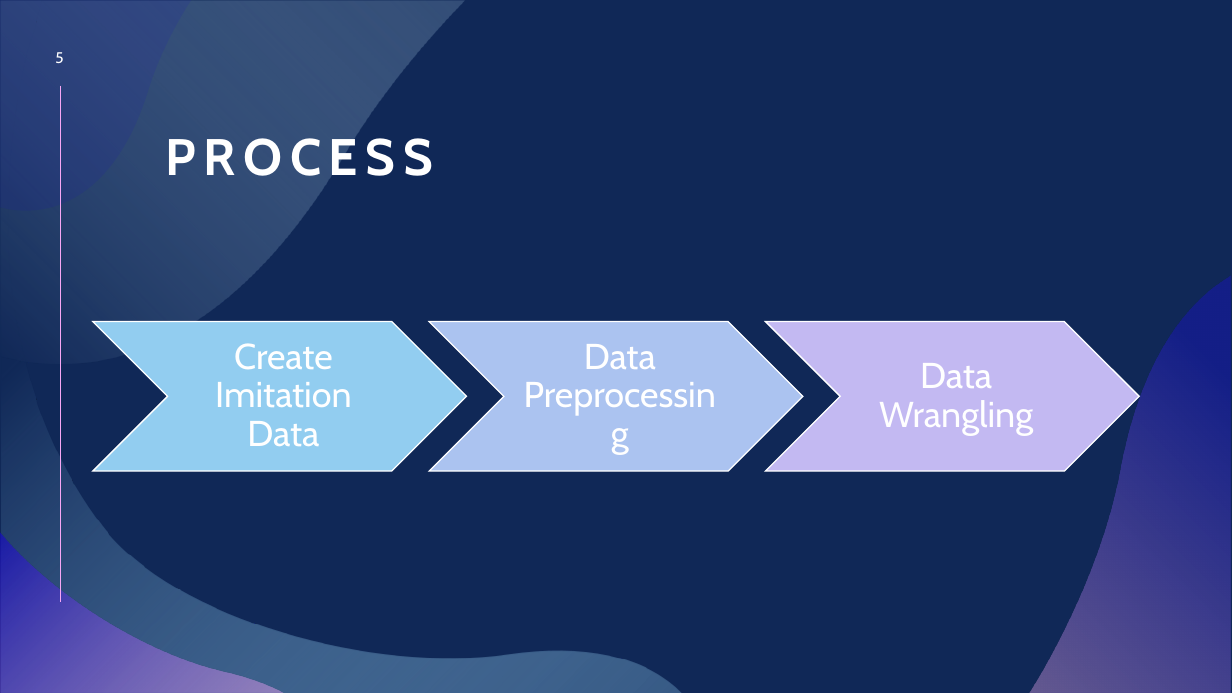
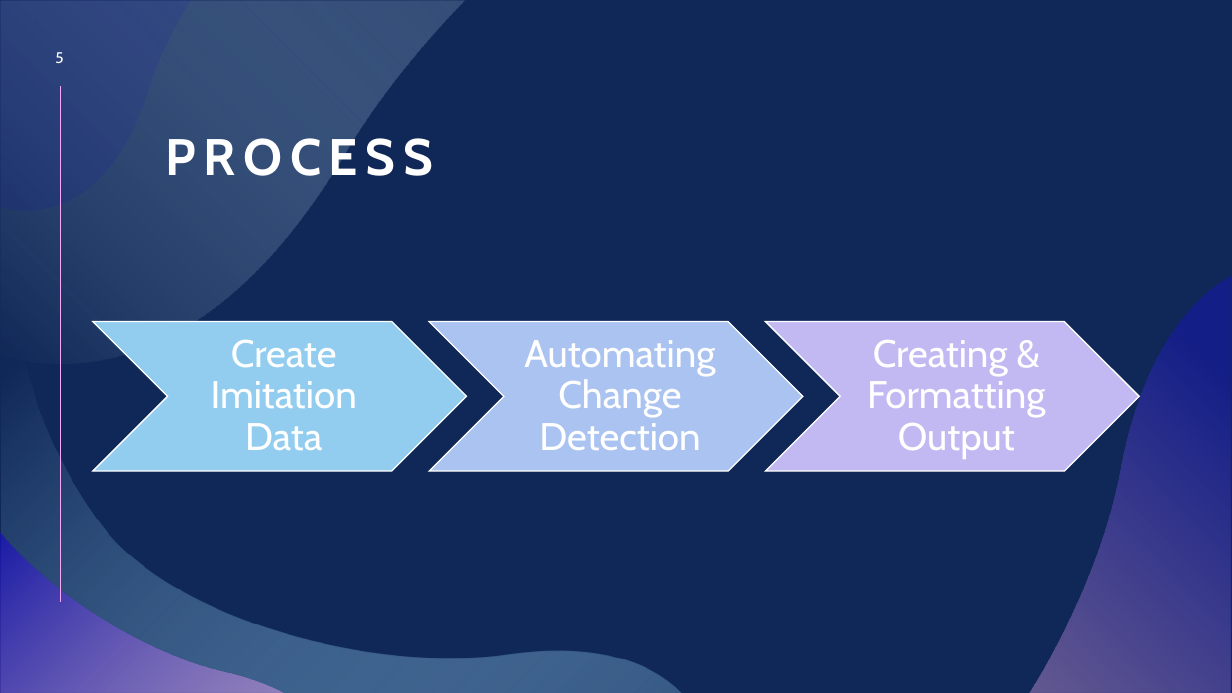
Before and after one commit to sethbeckett/stat5940-tutorial2, a slide deck: slide 5 of Tutorial 2 Presentation.pptx. Drawn at 1232x693 pixels with LibreOffice and Linux fonts; fonts in the diff are those of the drawing. Boxes give left, top, right and bottom in pixels: in the first picture for what was removed or moved away, otherwise in the second. Text is boxed around its words. In the diff, an @@ line names an element or a change of style, - is before the commit and + after.

```diff
--- a/Tutorial 2 Presentation.pptx
+++ b/Tutorial 2 Presentation.pptx
@@ text "Create Imitation Data" at <box>211,339,357,450</box>: size 28 to 30 pt @@
@@ text at <box>524,340,715,450</box>: text changed; size 28 to 30 pt @@
-Data Preprocessing
+Automating Change Detection
@@ text at <box>867,340,1045,459</box>: text changed; size 28 to 30 pt @@
-Data Wrangling
+Creating & Formatting Output
```
Also in this commit, not shown: 5 other slides changed, 1 slide added, 2 other files.
